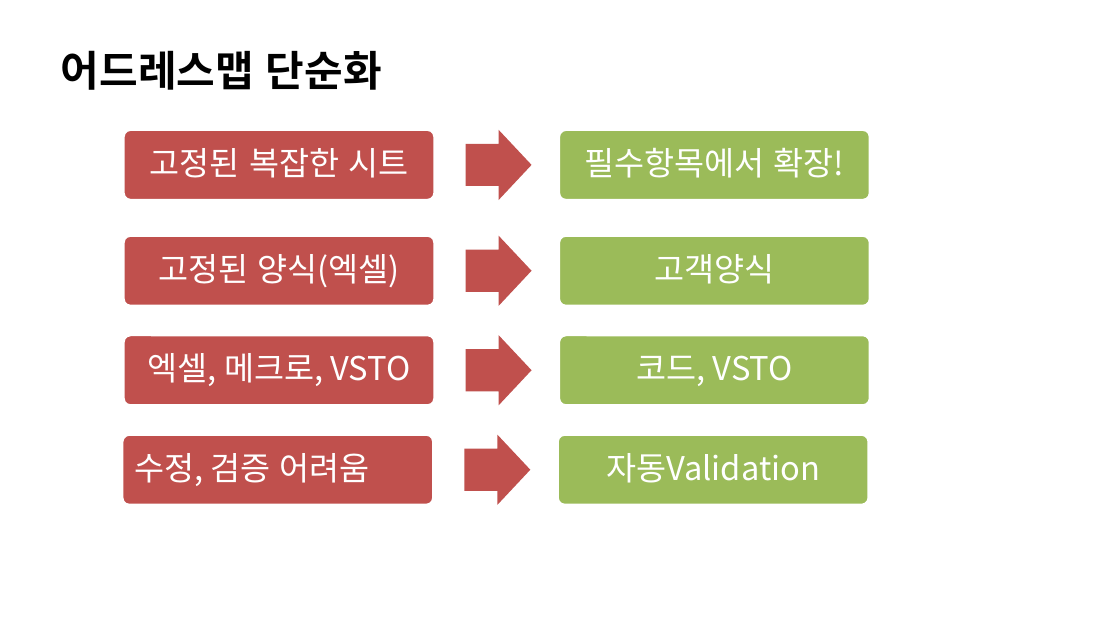
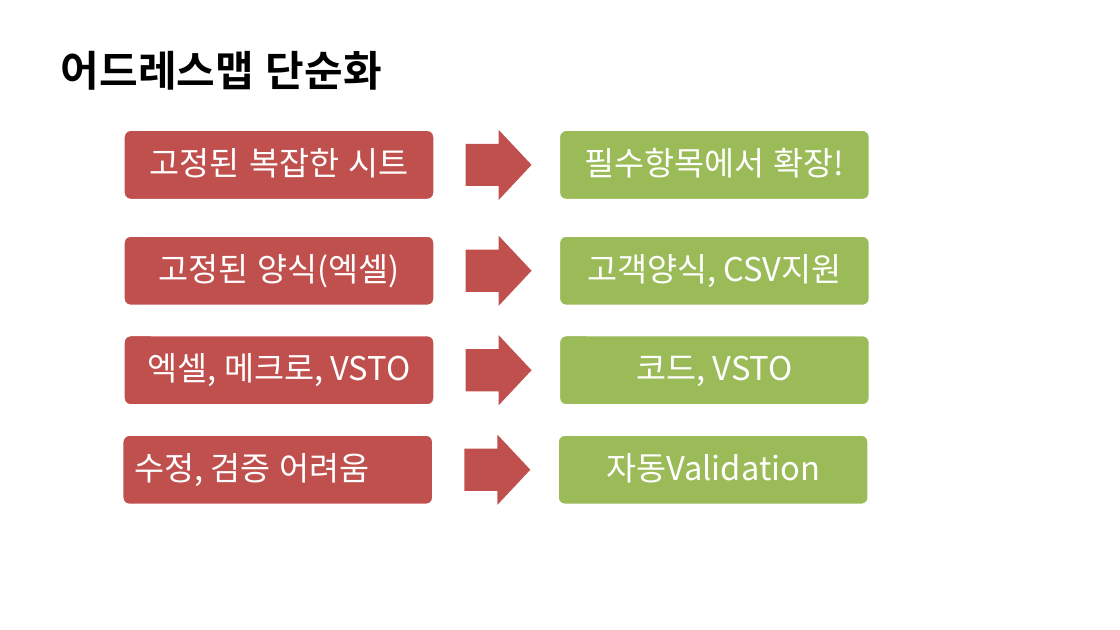
Before and after one commit to petekimjw/data-collector, a slide deck: slide 3 of CIM_V4/src/Cim/Doc/Cim V4 설계.pptx. Drawn at 1120x630 pixels with LibreOffice and Linux fonts; fonts in the diff are those of the drawing. Boxes give left, top, right and bottom in pixels: in the first picture for what was removed or moved away, otherwise in the second. Text is boxed around its words. In the diff, an @@ line names an element or a change of style, - is before the commit and + after.

```diff
--- a/CIM_V4/src/Cim/Doc/Cim V4 설계.pptx
+++ b/CIM_V4/src/Cim/Doc/Cim V4 설계.pptx
@@ text at (x1=587, y1=254, x2=842, y2=287): text changed @@
-고객양식
+고객양식, CSV지원
```
Also in this commit, not shown: 1 other slide changed, 9 other files.
